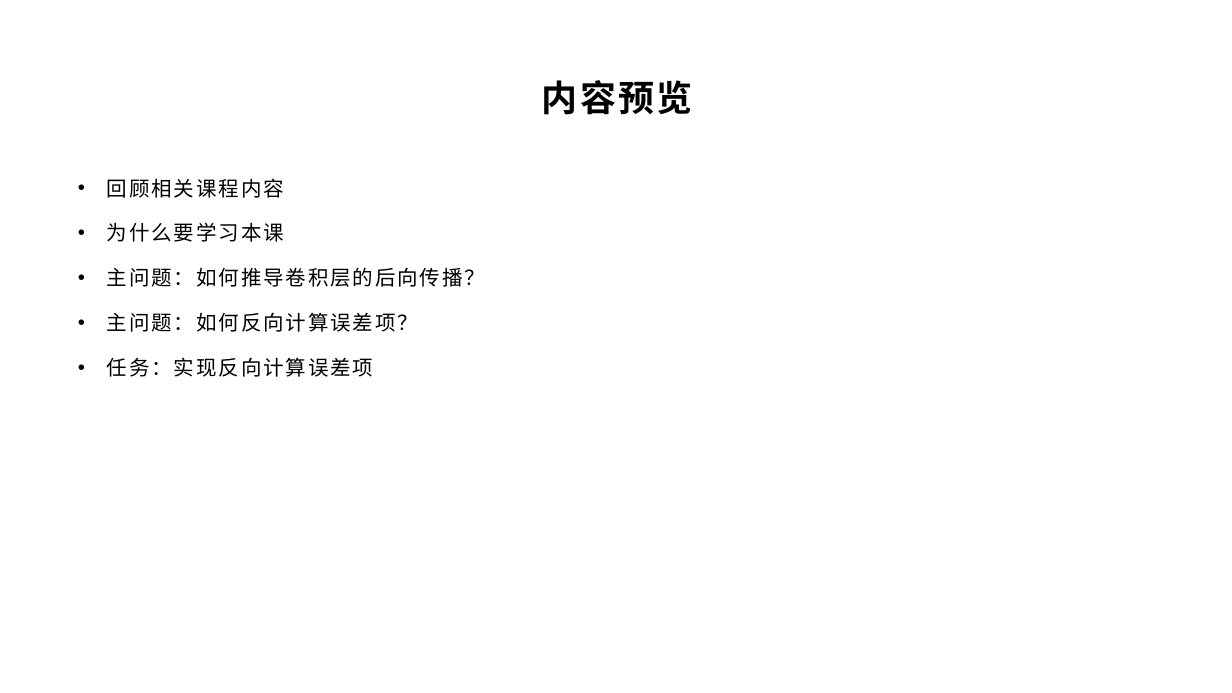
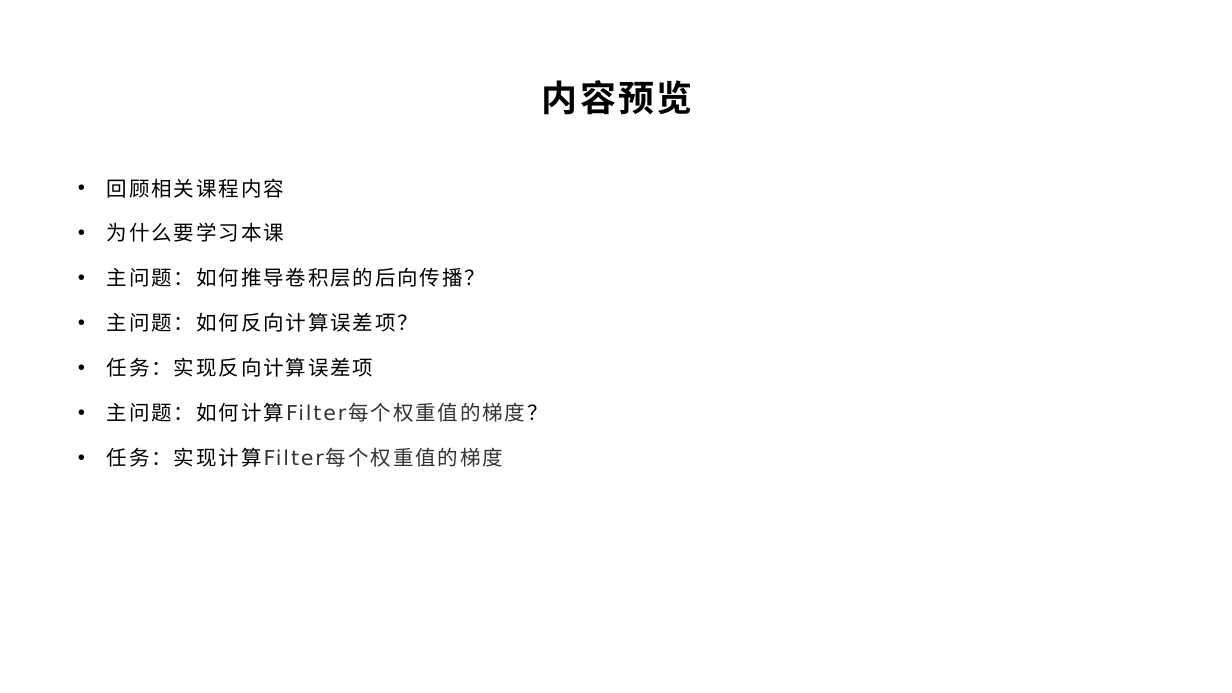
Before and after one commit to yyc-git/DeepLearningEdu, a slide deck: slide 3 of lessons/10_conv_layer_backward/ppt/卷积层的后向传播推导.pptx. Drawn at 1232x693 pixels with LibreOffice and Linux fonts; fonts in the diff are those of the drawing; background and template pictures are left out. Boxes give left, top, right and bottom in pixels: in the first picture for what was removed or moved away, otherwise in the second. Text is boxed around its words. In the diff, an @@ line names an element or a change of style, - is before the commit and + after.

```diff
--- a/lessons/10_conv_layer_backward/ppt/卷积层的后向传播推导.pptx
+++ b/lessons/10_conv_layer_backward/ppt/卷积层的后向传播推导.pptx
@@ text at [107,402,284,467]: paragraphs added @@
+• 主问题：如何计算Filter每个权重值的梯度？
+• 任务：实现计算Filter每个权重值的梯度
```
Also in this commit, not shown: 4 other slides changed, 1 slide added, 5 other files.
